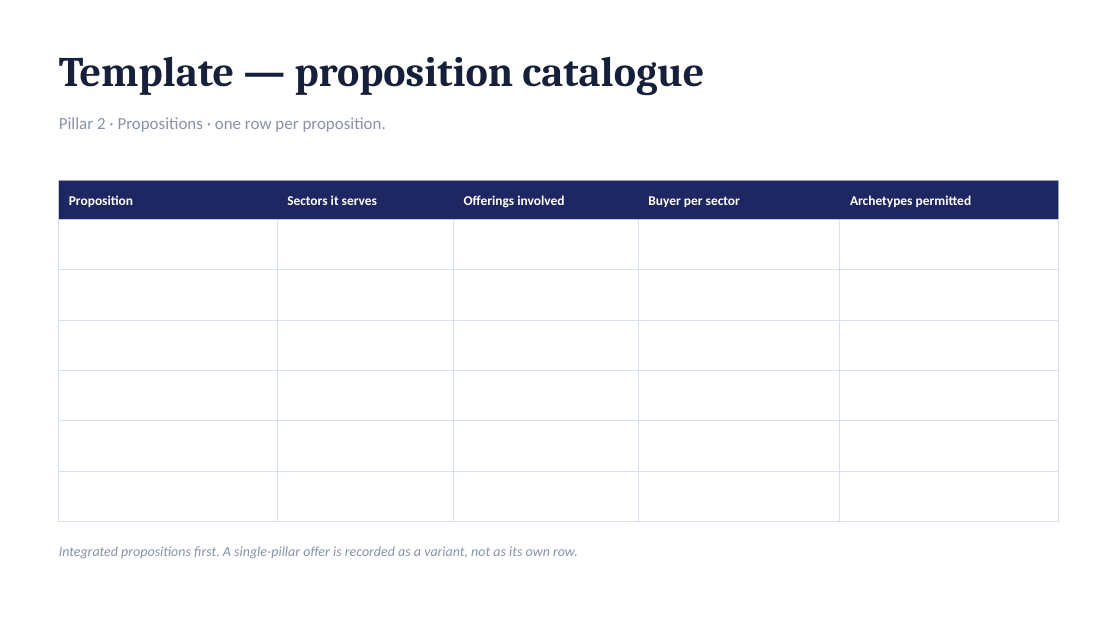
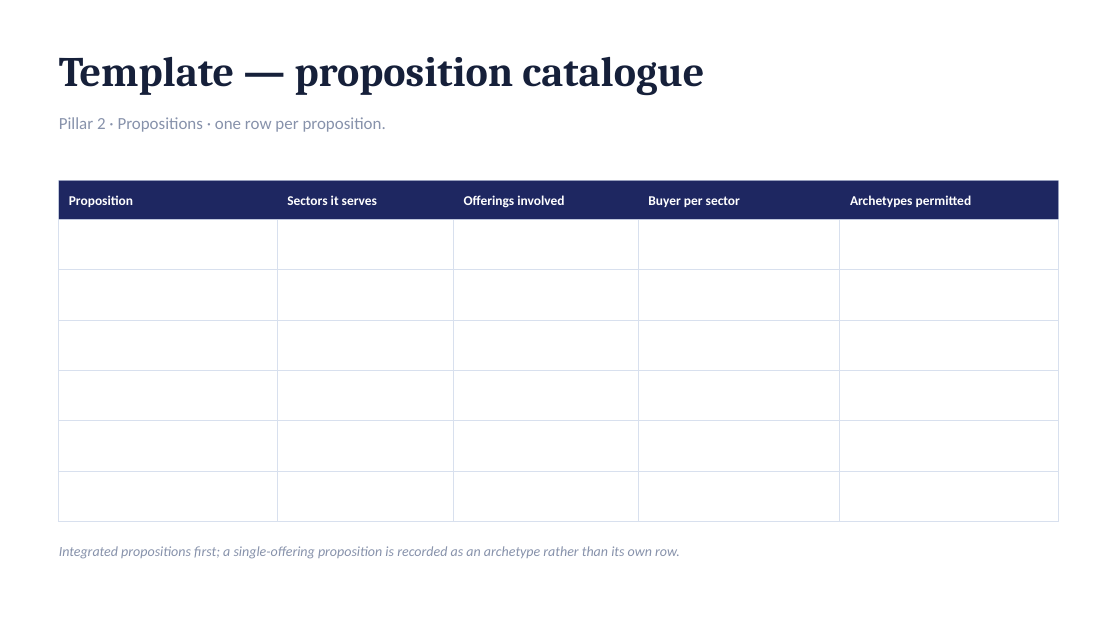
Before and after one commit to dhajjar-cyber/bae, a slide deck: slide 43 of FSI strategy/EAI&D-FSI-Strategy-Development-Plan.pptx. Drawn at 1120x630 pixels with LibreOffice and Linux fonts; fonts in the diff are those of the drawing. Boxes give left, top, right and bottom in pixels: in the first picture for what was removed or moved away, otherwise in the second. Text is boxed around its words. In the diff, an @@ line names an element or a change of style, - is before the commit and + after.

```diff
--- a/FSI strategy/EAI&D-FSI-Strategy-Development-Plan.pptx
+++ b/FSI strategy/EAI&D-FSI-Strategy-Development-Plan.pptx
@@ text at bbox=[59, 546, 680, 559]: text changed @@
-Integrated propositions first. A single-pillar offer is recorded as a variant, not as its own row.
+Integrated propositions first; a single-offering proposition is recorded as an archetype rather than its own row.
```
Also in this commit, not shown: 8 other slides changed, 1 other file.
